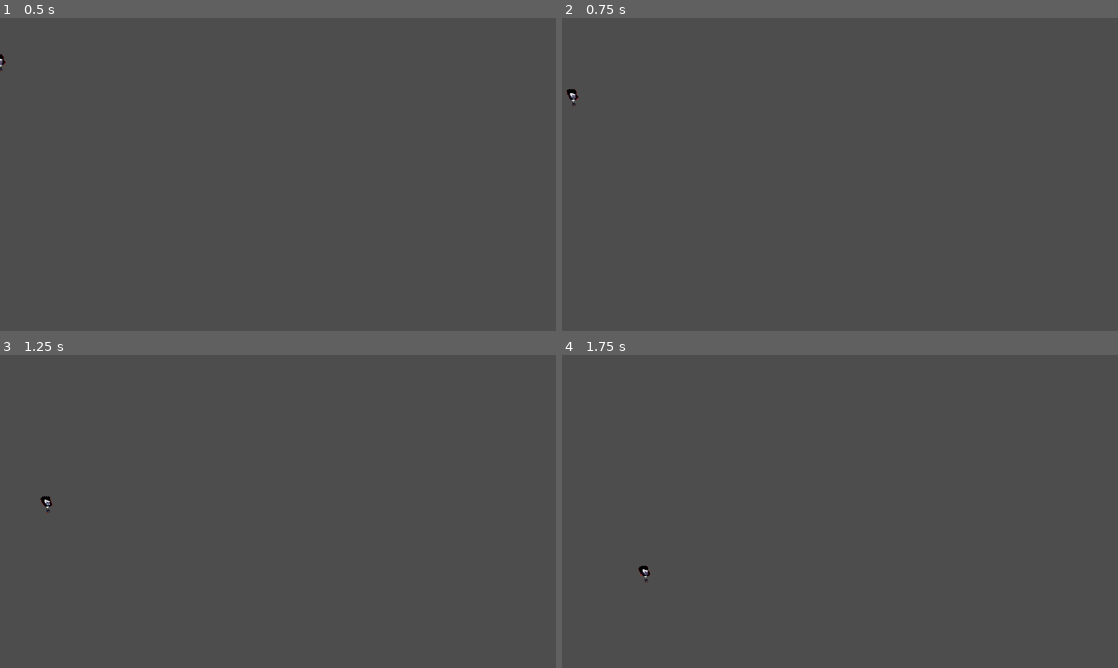
Above: before the commit, frames 1-4 (two rows, left to right).
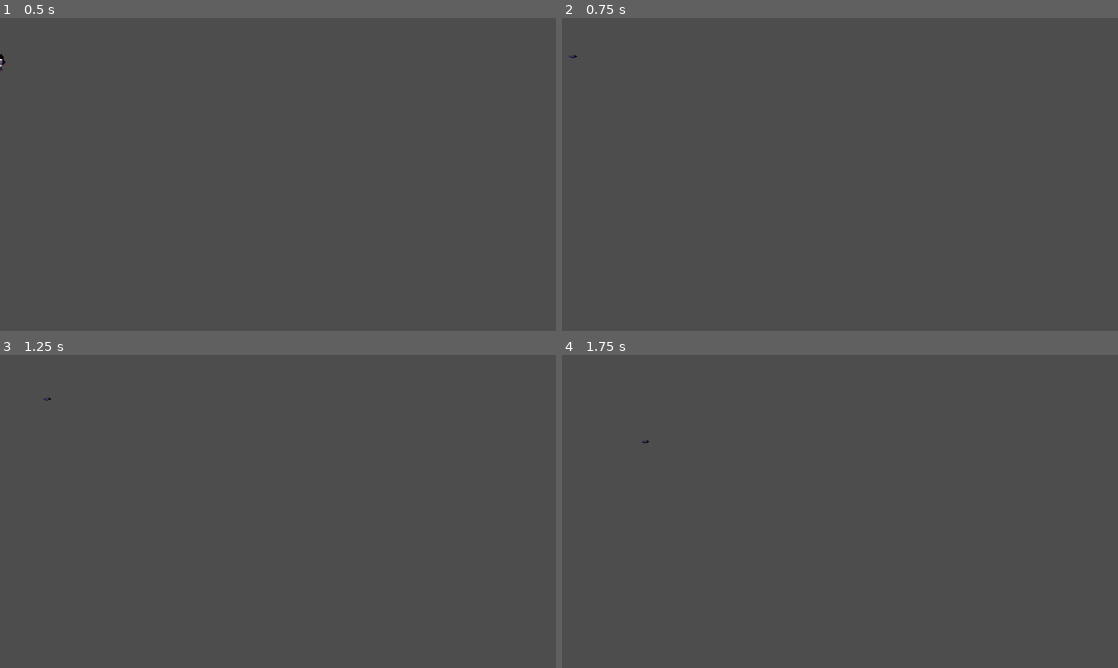
Above: after the commit, the same moments.

Repository: Agecaf/gmtk26-jamgame
Game: Godot game, scene res://levels/template/template_level.tscn
Two runs of this game, one before a commit and one after it. Both use one fixed random seed, a clock stepped at 60 frames per second and the inputs below. This scene is started directly instead of the project's main scene.
Inputs:
- Up to frame 1 (0.5 s): no input
- Up to frame 2 (0.75 s): tap Enter (ui_accept) at 0.5 s; hold D (right) from 0.53 s (still down); hold W (jump) from 0.53 s (still down)
- Up to frame 3 (1.25 s): keep holding D (right); keep holding W (jump)
- Up to frame 4 (1.75 s): keep holding D (right); release W (jump) at 1.28 s; tap S (crouch) at 1.35 s; tap W (jump) at 1.52, 1.55 s

Frame 1 is identical in both runs. In frame 2, less than 0.1% of the frame differs, in the area x 0-3%, y 11-29%; in frame 3, less than 0.1%; in frame 4, less than 0.1%.

Commit message:
Allow double jump while gliding or dropping in vampire form, turn off the upper limit on double jump keypress timing

Diff:
--- a/game/player/player.gd
+++ b/game/player/player.gd
@@ -36,7 +36,7 @@
 @export_range(12, 192, 12) var double_jump_height: float = 72
 
 @export_range(0.01, 0.2, 0.01) var double_jump_keypress_interval_min: float = 0.15
-@export_range(0.21, 0.4, 0.01) var double_jump_keypress_interval_max: float = 0.4
+# @export_range(0.21, 0.4, 0.01) var double_jump_keypress_interval_max: float = 0.4
 
 @export_range(0.05, 0.5, 0.05) var landing_delay: float = 0.2
 @export_range(0.05, 0.5, 0.05) var bat_landing_delay: float = 0.2
--- a/game/player/player_state.gd
+++ b/game/player/player_state.gd
@@ -45,7 +45,7 @@
 
 	var double_jump_keypress_timing: bool = (
 		jump_keypress_interval >= player.double_jump_keypress_interval_min
-		and jump_keypress_interval <= player.double_jump_keypress_interval_max
+		# and jump_keypress_interval <= player.double_jump_keypress_interval_max
 	)
 
 	total_air_time = 0.0 if player.is_on_floor() else (total_air_time + delta)
@@ -151,6 +151,9 @@
 			elif player.is_on_wall_only() and wall_jump_conditions_met:
 				player.change_state(Player.State.HANGING)
 
+			elif Input.is_action_just_pressed(&'jump') and double_jump_keypress_timing:
+				player.change_state(Player.State.JUMPING_BAT)
+
 			elif Input.is_action_just_released(&'jump'):
 				player.change_state(Player.State.FALLING)
 
@@ -164,6 +167,9 @@
 		Player.State.FALLING:
 			if player.is_on_floor():
 				player.change_state(Player.State.LANDING)
+
+			elif Input.is_action_just_pressed(&'jump') and double_jump_keypress_timing:
+				player.change_state(Player.State.JUMPING_BAT)
 
 		Player.State.FALLING_BAT:
 			if player.is_on_floor():
